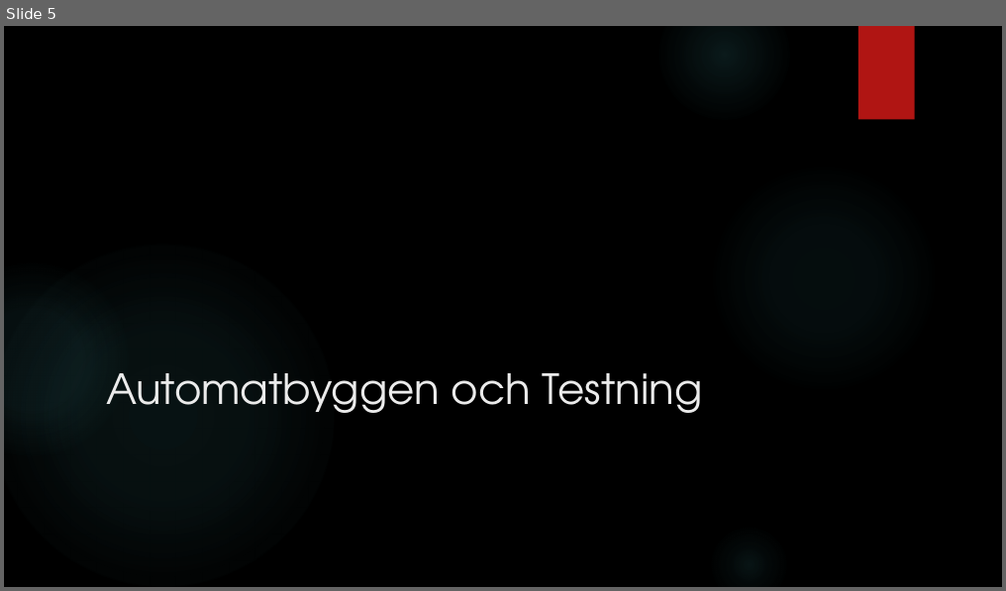
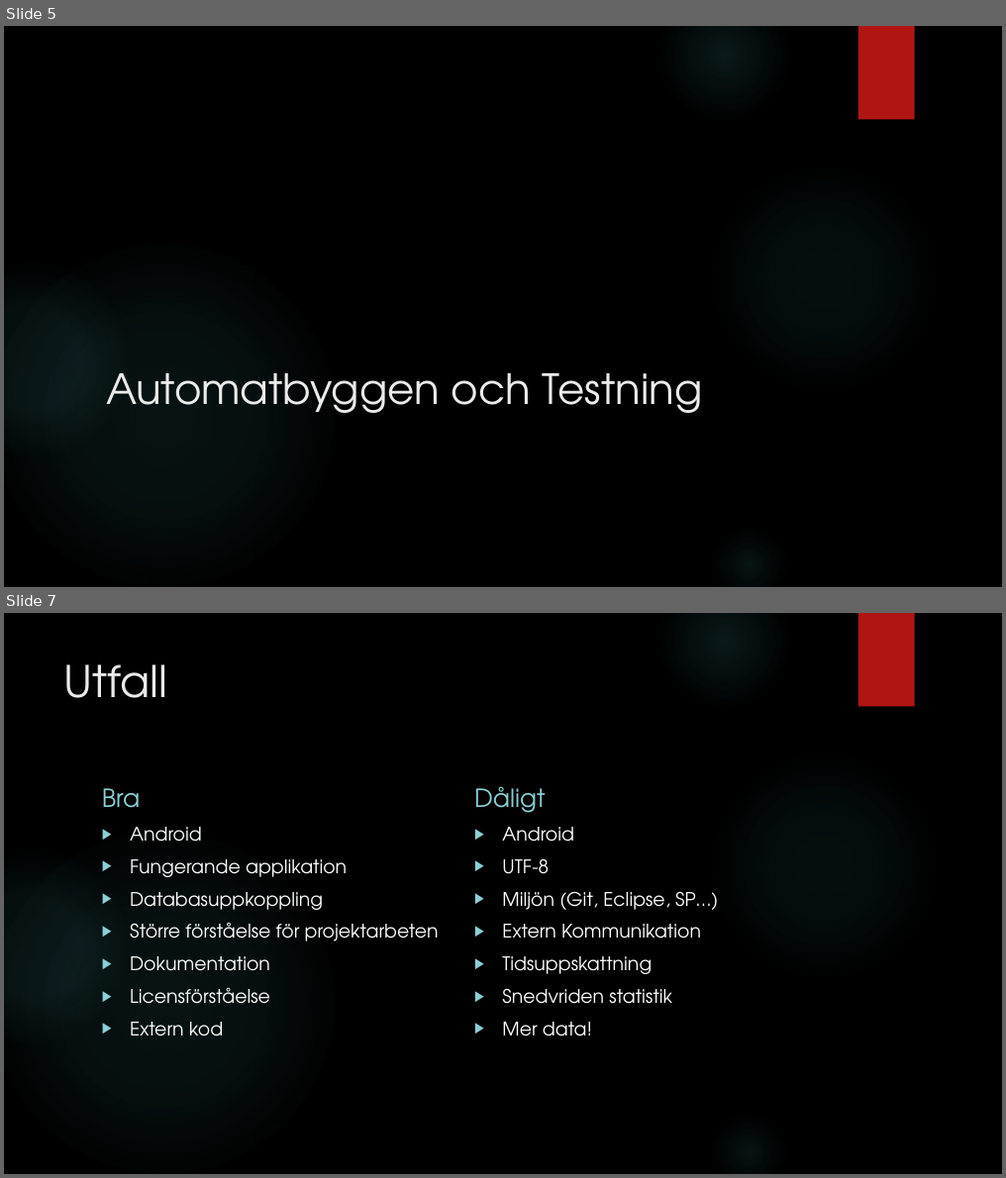
Before and after one commit to TeamLegendaryAwesome/WYSIWYD, a slide deck: doc/_editable/MyBar.pptx. Shown one above the other, each under a label of ours: slide 5 before the commit, slides 5 and 7 after it; the slides between them are not shown. The pictures are 1006x591 and 1006x1178 pixels, drawn with LibreOffice and Linux fonts; fonts in the diff are those of the drawing; background and template pictures are left out. Boxes give left, top, right and bottom in pixels: in the first picture for what was removed or moved away, otherwise in the second. Text is boxed around its words. In the diff, an @@ line names an element or a change of style, - is before the commit and + after.

```diff
--- a/doc/_editable/MyBar.pptx
+++ b/doc/_editable/MyBar.pptx
@@ slide 7 added at [4,613,1002,1174], background picture (left out); not listed: 6 template elements that a slide beside it also shows @@
@@ title added at [64,664,168,698], 42 pt, text #EBEBEB @@
+Utfall
@@ text added at [102,788,141,808], 24 pt, text #8AD0D6 @@
+Bra
@@ text added at [474,786,546,813], 24 pt, text #8AD0D6 @@
+Dåligt
@@ text added at [130,827,439,1037], 18 pt, text #FFFFFF @@
+▶ Android
+▶ Fungerande applikation
+▶ Databasuppkoppling
+▶ Större förståelse för projektarbeten
+▶ Dokumentation
+▶ Licensförståelse
+▶ Extern kod
@@ text added at [502,827,718,1037], 18 pt, text #FFFFFF @@
+▶ Android
+▶ UTF-8
+▶ Miljön (Git, Eclipse, SP…)
+▶ Extern Kommunikation
+▶ Tidsuppskattning
+▶ Snedvriden statistik
+▶ Mer data!
```
Also in this commit, not shown: 2 slides changed, 1 other slide added, 2 other files.
